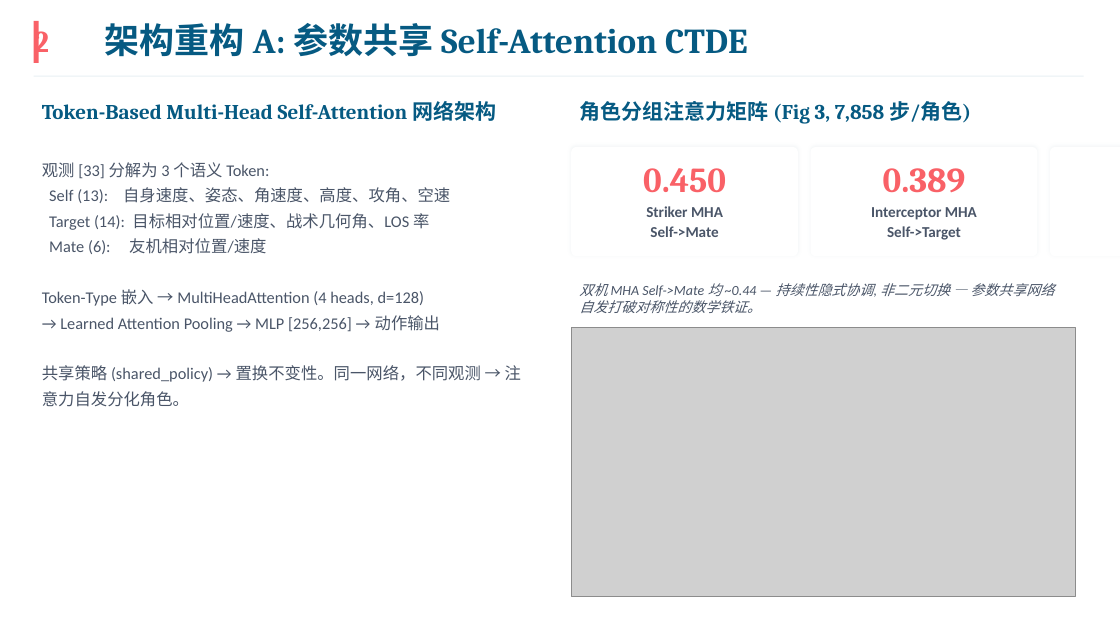
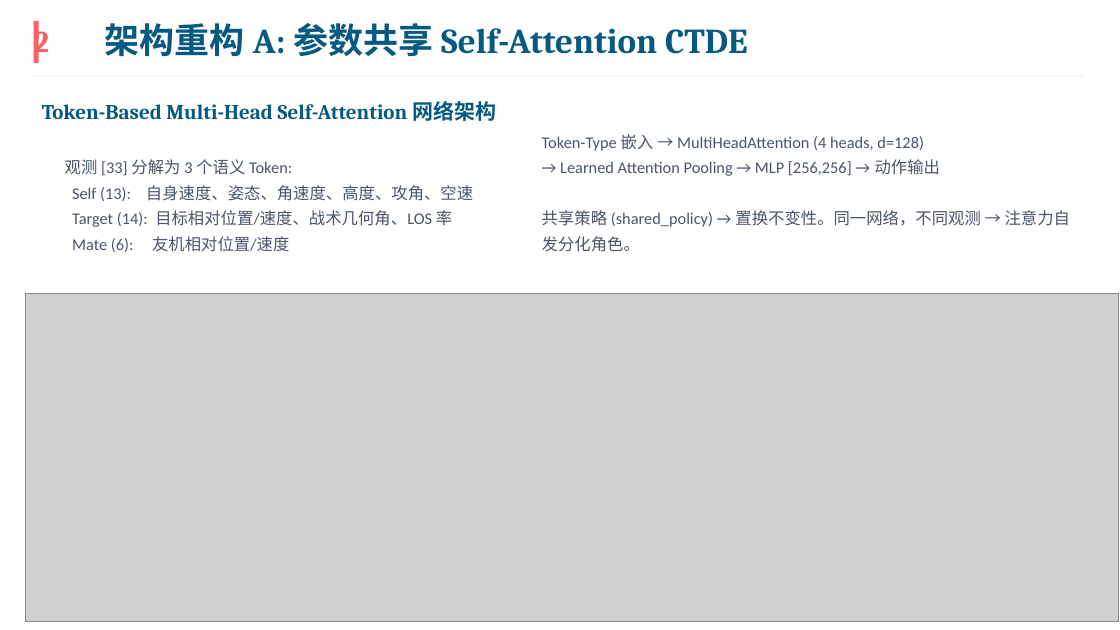
Before and after one commit to NishimiyaXSean/jsbsim-marl-formation, a slide deck: slide 4 of results/ppt/formation_coop_cn_v2.pptx (slide 3 before the commit). Drawn at 1120x630 pixels with LibreOffice and Linux fonts; fonts in the diff are those of the drawing; grey boxes stand for pictures. Boxes give left, top, right and bottom in pixels: in the first picture for what was removed or moved away, otherwise in the second. Text is boxed around its words. In the diff, an @@ line names an element or a change of style, - is before the commit and + after.

```diff
--- a/results/ppt/formation_coop_cn_v2.pptx
+++ b/results/ppt/formation_coop_cn_v2.pptx
@@ text "Token-Type 嵌入 → MultiHeadAttention (4 ..." at (542,134,1070,252): vertical alignment middle to top @@
@@ text removed at (579,101,971,124) @@
-角色分组注意力矩阵 (Fig 3, 7,858 步/角色)
@@ text "观测 [33] 分解为 3 个语义 ...": place and size @@
-text "观测 [33] 分解为 3 个语义 ..." at (42,162,521,407)
+text "观测 [33] 分解为 3 个语义 ..." at (65,159,473,252)
@@ text at (542,134,1070,252): text changed; size 30 to 14 pt; font Cambria to Calibri; text colour #F96167 to #4A5568; bold off @@
-0.389
+Token-Type 嵌入 → MultiHeadAttention (4 heads, d=128)
+→ Learned Attention Pooling → MLP [256,256] → 动作输出
+共享策略 (shared_policy) → 置换不变性。同一网络，不同观测 → 注意力自发分化角色。
@@ rounded rectangle removed at (571,147,798,256) @@
@@ rounded rectangle removed at (811,147,1038,256) @@
@@ rounded rectangle removed at (1050,147,1120,256) @@
@@ text removed at (643,168,726,193) @@
-0.450
@@ text removed at (646,206,723,237) @@
-Striker MHA
-Self->Mate
@@ text removed at (871,207,977,240) @@
-Interceptor MHA
-Self->Target
@@ text removed at (1050,206,1120,235) @@
-Cohen's d
-(大效应量)
@@ picture added at (25,293,1119,623) @@
@@ text at (42,289,521,407): paragraphs removed @@
-Token-Type 嵌入 → MultiHeadAttention (4 heads, d=128)
-→ Learned Attention Pooling → MLP [256,256] → 动作输出
-共享策略 (shared_policy) → 置换不变性。同一网络，不同观测 → 注意力自发分化角色。
@@ text removed at (579,283,1054,313) @@
-双机 MHA Self->Mate 均 ~0.44 — 持续性隐式协调, 非二元切换 — 参数共享网络自发打破对称性的数学铁证。
@@ picture removed at (571,328,1075,597) @@
```
Also in this commit, not shown: 11 other slides changed, 4 slides added, 1 other file.
